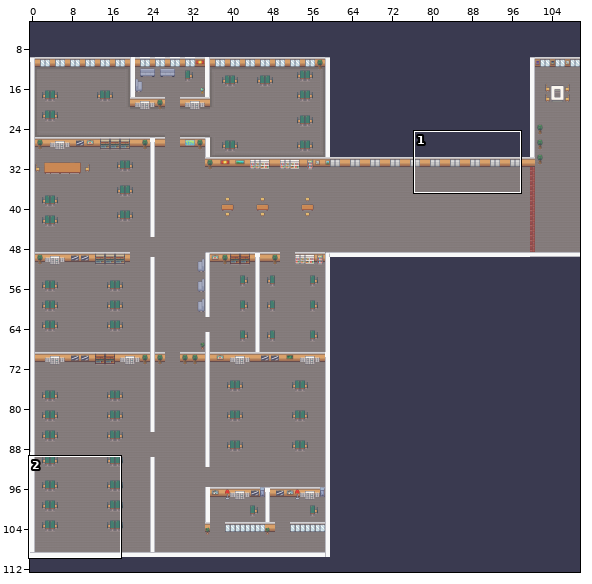
A Tiled map gets an edit: public/assets/map/map.tmx. Above, an overview of the earlier version with the close-up marked.
Close-up. Before the edit:
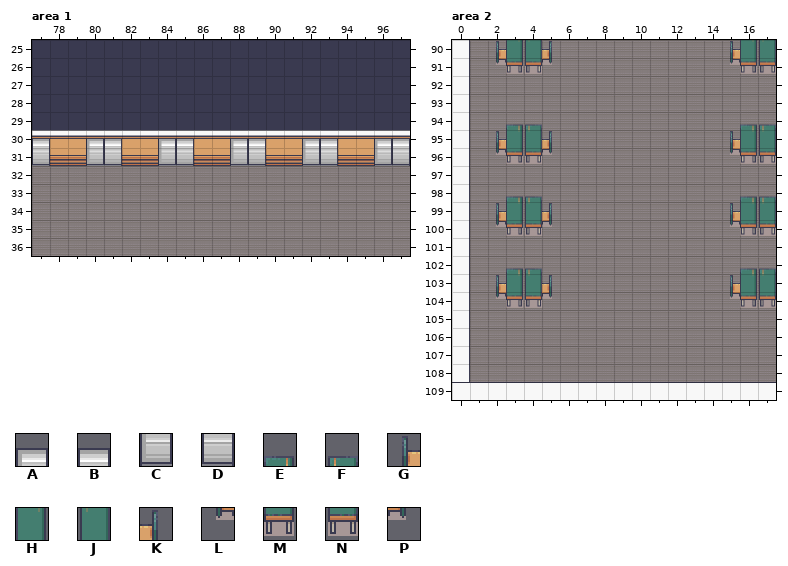
Cells are 32x32 px. Shown: area 1 x 77..97, y 25..36; area 2 x 0..17, y 90..109. The commit also changed other parts of the map, which this record leaves out.
Key: from "Interiors_free_32x32": A 448, B 449, C 464, D 465, E 568, F 571, G 583, H 584, J 587, K 588, L 599, M 600, N 603, P 604.
_ is an empty cell.
Layers that did not change in this view are not listed.
Layer "decorations" before, area 1, first column x 77:
25 _____________________
26 _____________________
27 _____________________
28 _____________________
29 _____________________
30 B__AB__AB__AB__AB__AB
31 D__CD__CD__CD__CD__CD
32 _____________________
33 _____________________
34 _____________________
35 _____________________
36 _____________________
Layer "decorations" before, area 2, first column x 0:
 90 __GHJK_________GHJ
 91 __LMNP_________LMN
 92 __________________
 93 __________________
 94 ___EF___________EF
 95 __GHJK_________GHJ
 96 __LMNP_________LMN
 97 __________________
 98 ___EF___________EF
 99 __GHJK_________GHJ
100 __LMNP_________LMN
101 __________________
102 ___EF___________EF
103 __GHJK_________GHJ
104 __LMNP_________LMN
105 __________________
106 __________________
107 __________________
108 __________________
109 __________________
After:
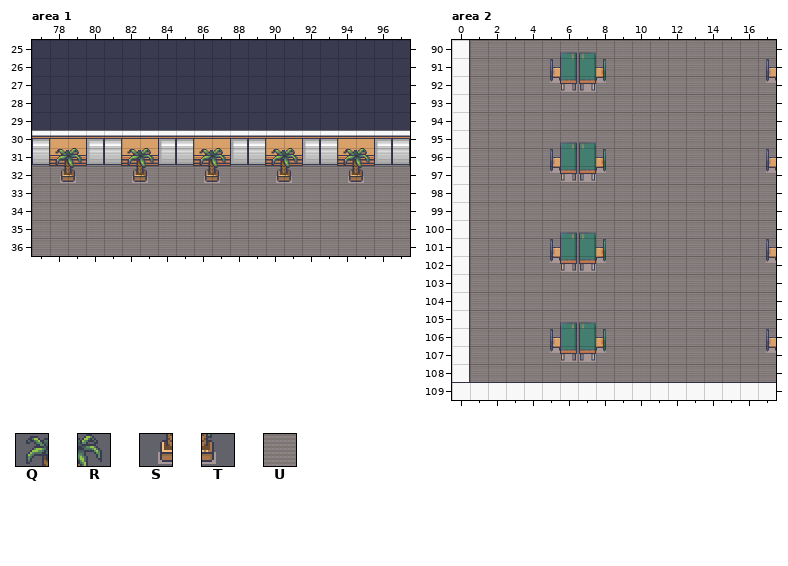
Further tiles: from "Interiors_free_32x32": Q 717, R 718, S 733, T 734; from "Room_Builder_free_32x32": U 219.
What changed:
Changed rows in their new state; . is an unchanged cell.
Layer "decorations", area 1:
first column x 78:
31 QR..QR..QR..QR..QR
32 ST..ST..ST..ST..ST
Layer "decorations", area 2:
first column x 2:
 90 ____EF.......UU_
 91 ___GHJK......__G
 92 ...LMNP........L
 94 .__...........__
 95 ____EF.......___
 96 ___GHJK......__G
 97 ...LMNP........L
 98 .__...........__
 99 ____.........___
100 ____EF.......___
101 ...GHJK........G
102 .__LMNP......._L
103 ____.........___
104 ____.........___
105 ....EF..........
106 ...GHJK........G
107 ...LMNP........L
